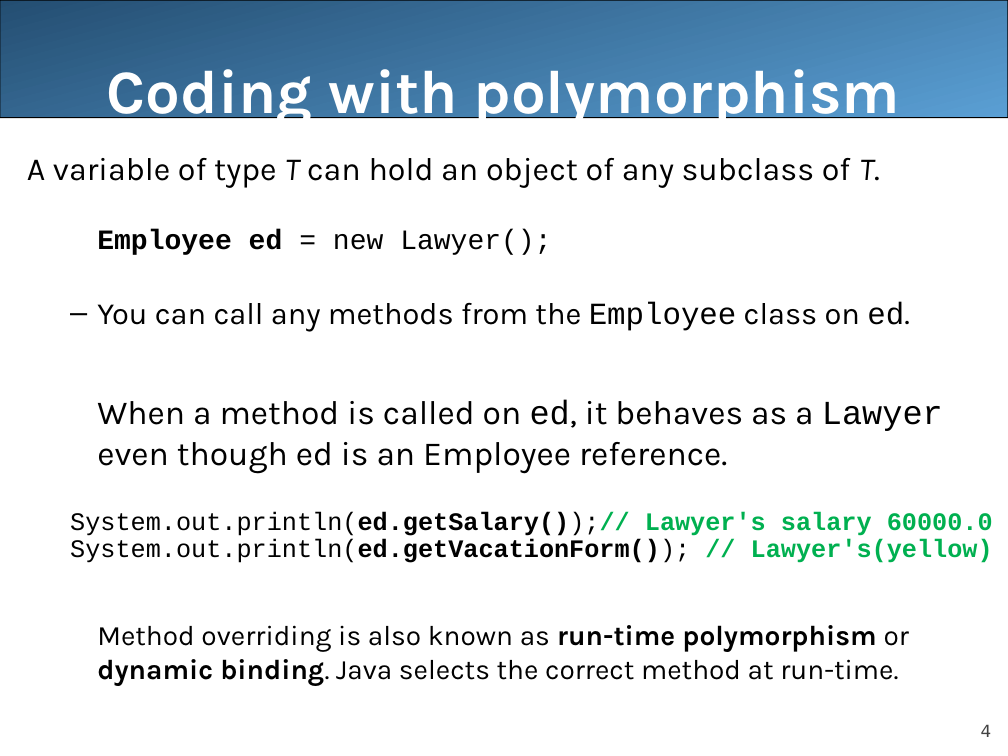
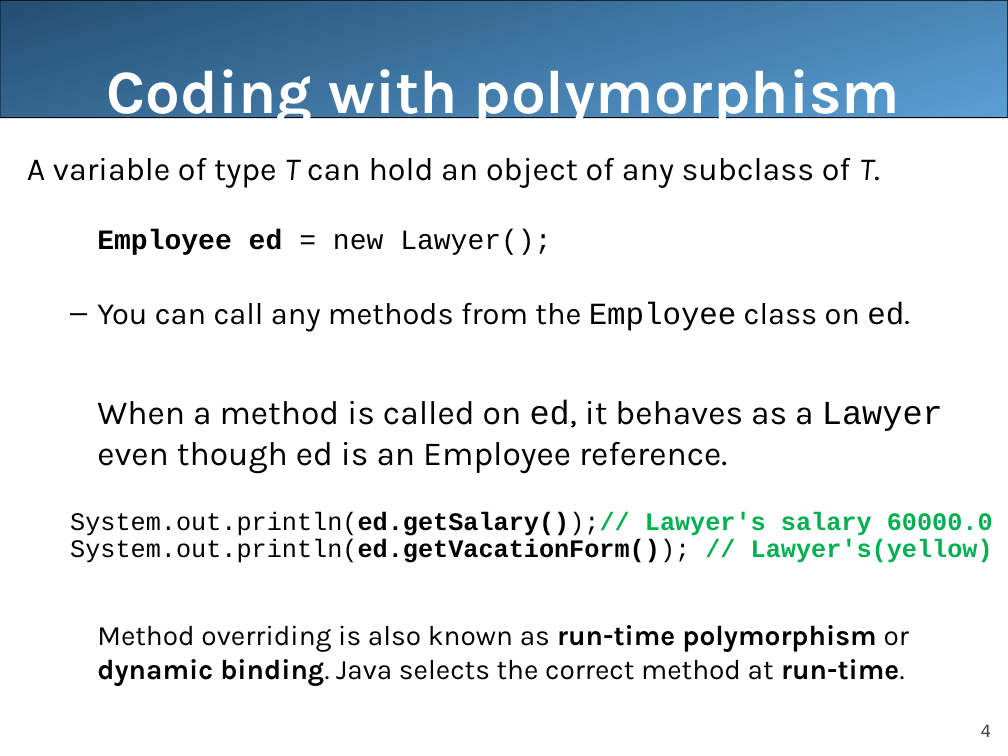
Before and after one commit to LongBaoNguyen/longbaonguyen.github.io, a slide deck: slide 4 of courses/apcsa/lecture22.ppt. Drawn at 1008x756 pixels with LibreOffice and Linux fonts; fonts in the diff are those of the drawing. Boxes give left, top, right and bottom in pixels: in the first picture for what was removed or moved away, otherwise in the second. Text is boxed around its words. In the diff, an @@ line names an element or a change of style, - is before the commit and + after.

```diff
--- a/courses/apcsa/lecture22.ppt
+++ b/courses/apcsa/lecture22.ppt
@@ text at <box>97,625,909,686</box>: bold on in "run-time." @@
```
Also in this commit, not shown: 1 other slide changed, 6 other files.
